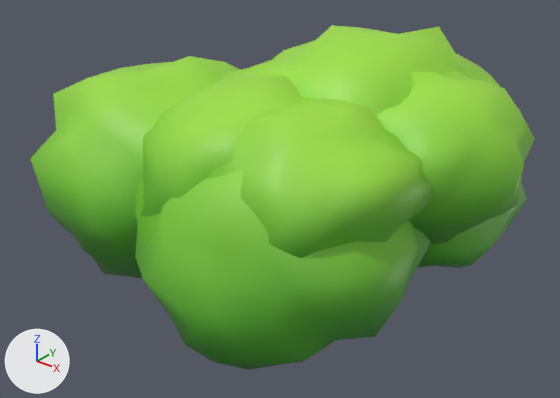
An edit to the glTF model public/assets/environment/foliage/bush_b.glb, drawn before and after from the same camera.
Before and after are seen from a 50 mm camera at (3.01, -4.02, 2.89) aimed at (-0.11, -0.12, 0.47). Lighting does not change. The marker at lower left points along +X, +Y and +Z. The older version comes first. Vertices at exactly the same position are counted once.

Names of what the first picture shows: 'bush_b'.
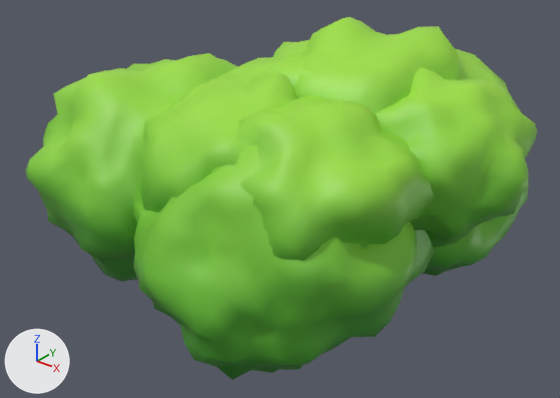
Pixel boxes [x1, y1, x2, y2] of what changed, in the pictures (560 x 398 px):
```json
{"object": "bush_b", "change": "reshaped", "before": [30, 25, 535, 370], "after": [26, 17, 537, 380]}
{"part": 1, "of": "me_bush_b", "change": "added", "after": [26, 17, 537, 380], "on screen": "green"}
```

Edits to the scene script, one JSON object a line:
```json
{"block": "me_bush_b", "where": "# used by ob_bush_b; location = (0.0, 0.0, 0.0)"}
{"op": "remove", "block": "me_bush_b", "code": "me_bush_b.from_pydata(...)  # 1296 vertices, 2560 faces; spans x -1.89..1.51, y -1.52..1.5, z -0.33..1.67"}
{"op": "add", "block": "me_bush_b", "code": "me_bush_b.from_pydata(...)  # 5136 vertices, 10240 faces; spans x -1.9..1.56, y -1.54..1.5, z -0.34..1.75"}
{"block": "me_bush_b", "change": "me_bush_b part 1: 3840 vertices added at x -1.9..1.56, y -1.54..1.48, z -0.34..1.75"}
```
